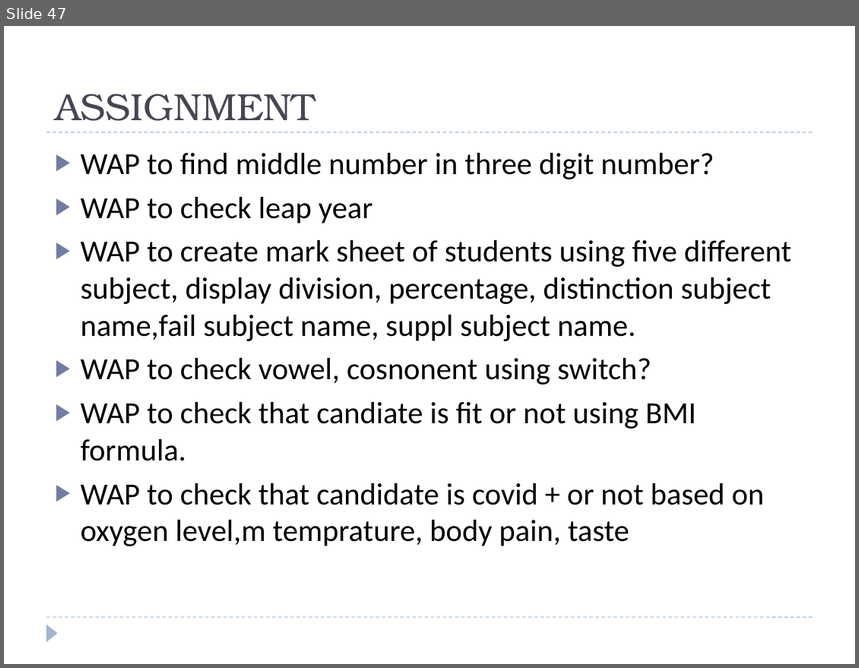
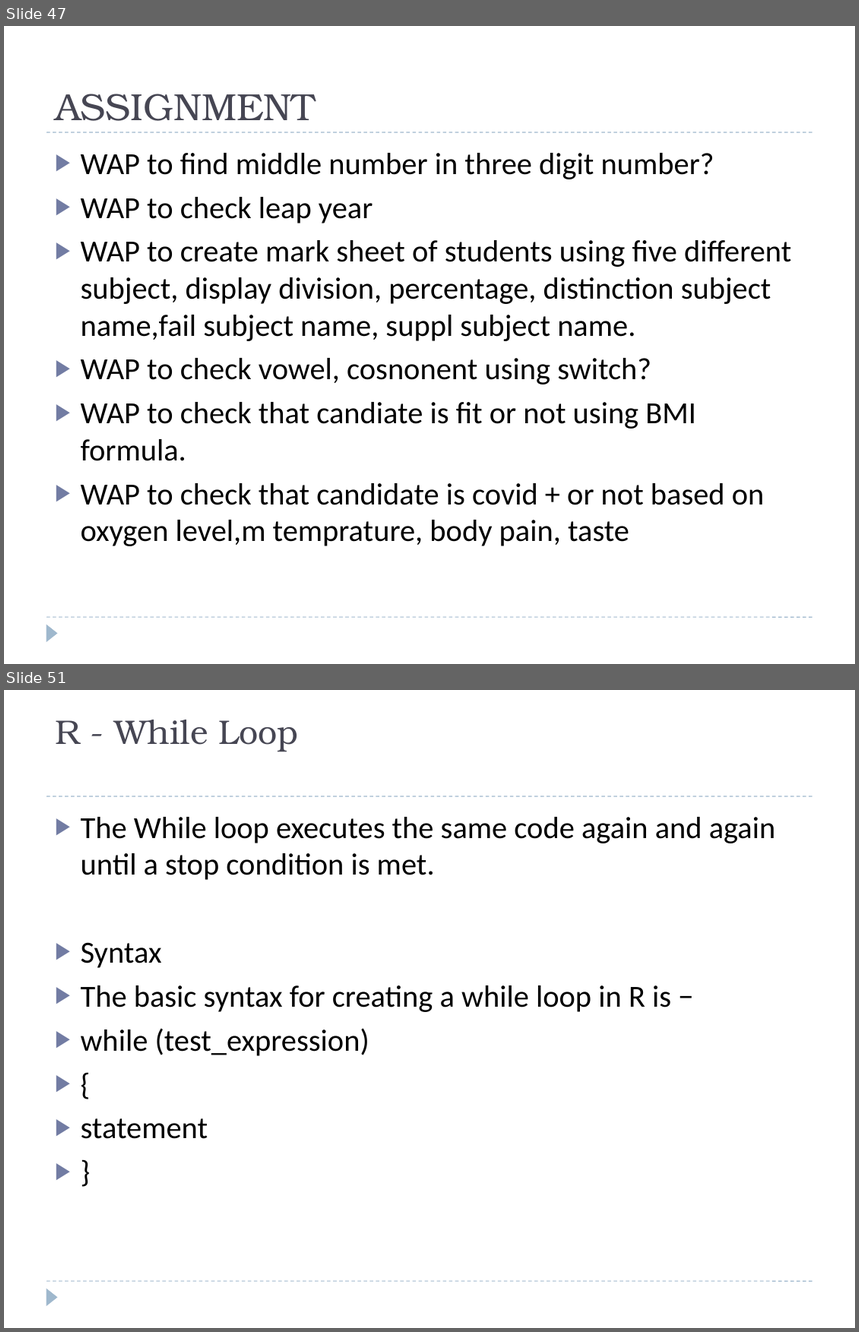
Before and after one commit to shivaconceptsolution/R, a slide deck: R Introduction.pptx. Shown one above the other, each under a label of ours: slide 47 before the commit, slides 47 and 51 after it; the slides between them are not shown. The pictures are 859x668 and 859x1332 pixels, drawn with LibreOffice and Linux fonts; fonts in the diff are those of the drawing. Boxes give left, top, right and bottom in pixels: in the first picture for what was removed or moved away, otherwise in the second. Text is boxed around its words. In the diff, an @@ line names an element or a change of style, - is before the commit and + after.

```diff
--- a/R Introduction.pptx
+++ b/R Introduction.pptx
@@ slide 51 added at (4,690,855,1328), background #FFFFFF; not listed: 3 template elements that a slide beside it also shows @@
@@ title added at (55,720,299,752), 28.8 pt, text #464653 @@
+R - While Loop
@@ text added at (81,817,776,1139), 26 pt, text #000000 @@
+▶ The While loop executes the same code again and again until a stop condition is met.
+▶ Syntax
+▶ The basic syntax for creating a while loop in R is −
+▶ while (test_expression)
+▶ {
+▶ statement
+▶ }
```
Also in this commit, not shown: 11 other slides added.
